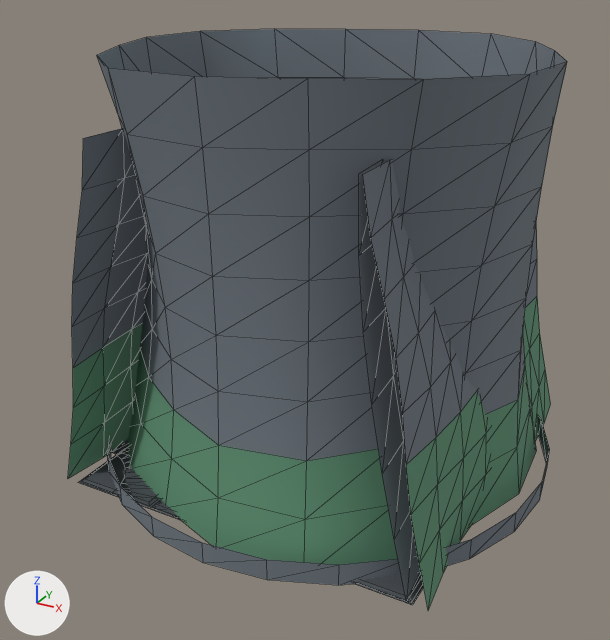
One commit to the Blender file assets/models/source_blend/dungeon_kit.blend: the scene before it, then after it.
Rendered twice from a 50 mm camera at (3.73, -7.29, 5.04) aimed at (-0.1, -0.33, 1.56). Every picture has the same lights, and +X, +Y and +Z are marked at lower left. The first picture is the older version. Mesh edges are drawn as thin lines.

The first picture shows 'Macro_Alchemical_Shrine', 'Tile_Corridor_Corner', 'Tile_Corridor_Straight', 'Tile_Solid_Pillar'.
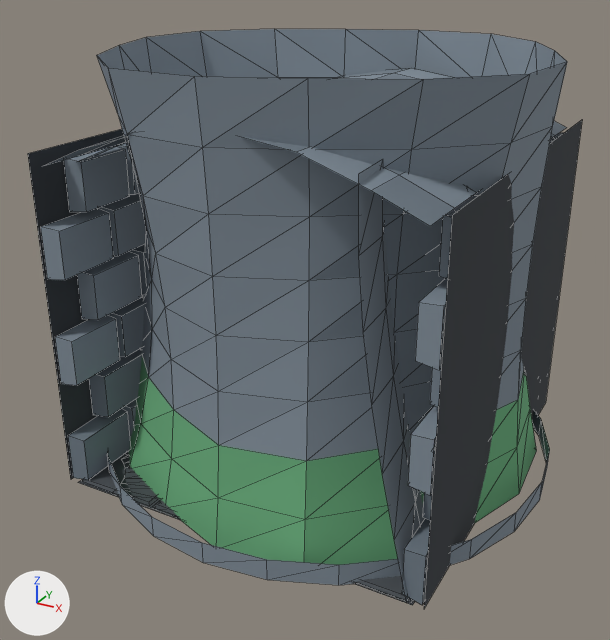
The change, as a diff of the scene's bpy script:
```diff
--- a/assets/models/source_blend/dungeon_kit.blend.py
+++ b/assets/models/source_blend/dungeon_kit.blend.py
@@ mat_m_dungeon_moss @@
 mat_m_dungeon_moss = principled_material('M_Dungeon_Moss')
-mat_m_dungeon_moss.base_color = (0.114, 0.29, 0.173)  # green #5f9373
+mat_m_dungeon_moss.base_color = (0.14, 0.42, 0.2)  # green #69ad7c
 mat_m_dungeon_moss.roughness = 0.9
@@ mat_m_dungeon_stone @@
 mat_m_dungeon_stone = principled_material('M_Dungeon_Stone')
-mat_m_dungeon_stone.base_color = (0.16, 0.19, 0.22)  # grey #6f7981
+mat_m_dungeon_stone.base_color = (0.22, 0.27, 0.32)  # grey #818e99
 mat_m_dungeon_stone.roughness = 0.85
@@ me_tile_corridor_straight_mesh @@
-me_tile_corridor_straight_mesh.from_pydata(...)  # 376 vertices, 377 faces; spans x -2.08..2.08, y -2.0..2.0, z 0.0..3.6
+me_tile_corridor_straight_mesh.from_pydata(...)  # 1490 vertices, 1021 faces; spans x -1.95..1.95, y -2.0..2.0, z 0.0..3.81
+# me_tile_corridor_straight_mesh part 1: 180 vertices removed from x -2.08..2.08, y -2.0..2.0, z 0.0..3.6; 1294 vertices added at x -1.95..1.95, y -2.0..2.0, z 0.0..3.81
 me_tile_corridor_straight_mesh.materials.append(mat_m_dungeon_floor)
@@ me_tile_corridor_straight_mesh @@
 me_tile_corridor_straight_mesh.materials.append(mat_m_floor_grout)
+me_tile_corridor_straight_mesh.materials.append(mat_m_root_wood)  # brown #907359
+me_tile_corridor_straight_mesh.materials.append(mat_m_cave_flower)  # blue #d3eaff, glowing blue #89b3ed
+me_tile_corridor_straight_mesh.materials.append(mat_m_flower_center)  # yellow #ffec76, glowing yellow #f3da59
+me_tile_corridor_straight_mesh.materials.append(mat_m_dungeon_stone_dark)  # greyish blue #6f7c86
+me_tile_corridor_straight_mesh.materials.append(mat_m_dungeon_moss_light)  # green #86c290
+me_tile_corridor_straight_mesh.materials.append(mat_m_cave_flower_pink)  # pale pink #f9ddf1, glowing pink #edaada
@@ me_tile_solid_pillar_mesh @@
 me_tile_solid_pillar_mesh.from_pydata(...)  # 160 vertices, 256 faces; spans x -2.19..2.19, y -2.19..2.19, z 0.0..4.2
+# me_tile_solid_pillar_mesh part 2: all faces are now shaded flat (256 of 256 changed)
 me_tile_solid_pillar_mesh.materials.append(mat_m_dungeon_stone)
```

Where the change shows, as pixel boxes (x1, y1, x2, y2) in the pictures (610 x 640 px):
'Tile_Solid_Pillar', recoloured, shading changed
    both: (97, 29, 567, 565)
'Tile_Corridor_Straight', recoloured, reshaped
    before: (68, 128, 551, 610)
    after: (28, 68, 582, 608)
'Tile_Corridor_Corner', recoloured
    both: (116, 160, 414, 602)
'Macro_Alchemical_Shrine', recoloured
    both: (107, 416, 549, 585)
